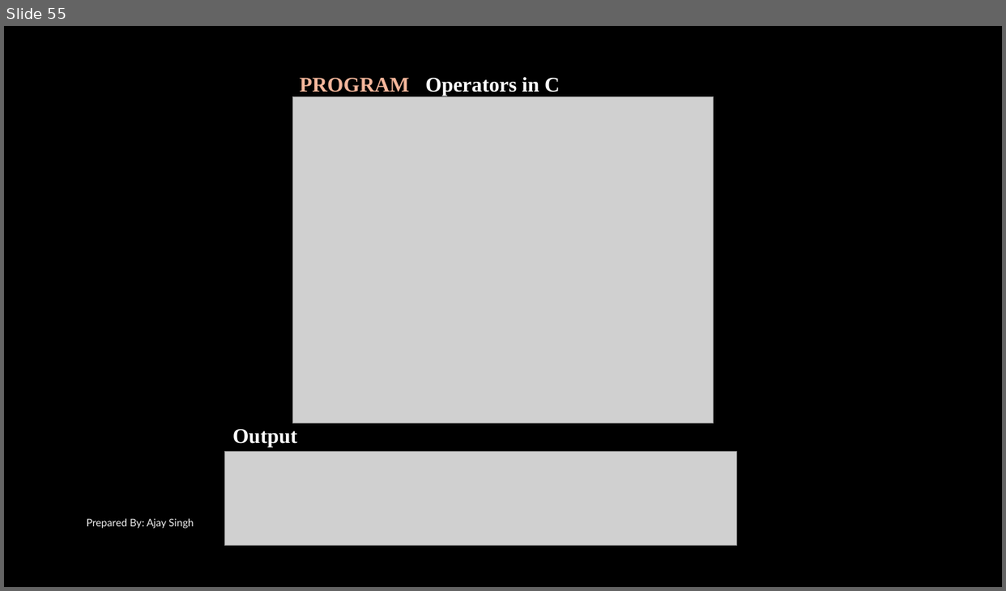
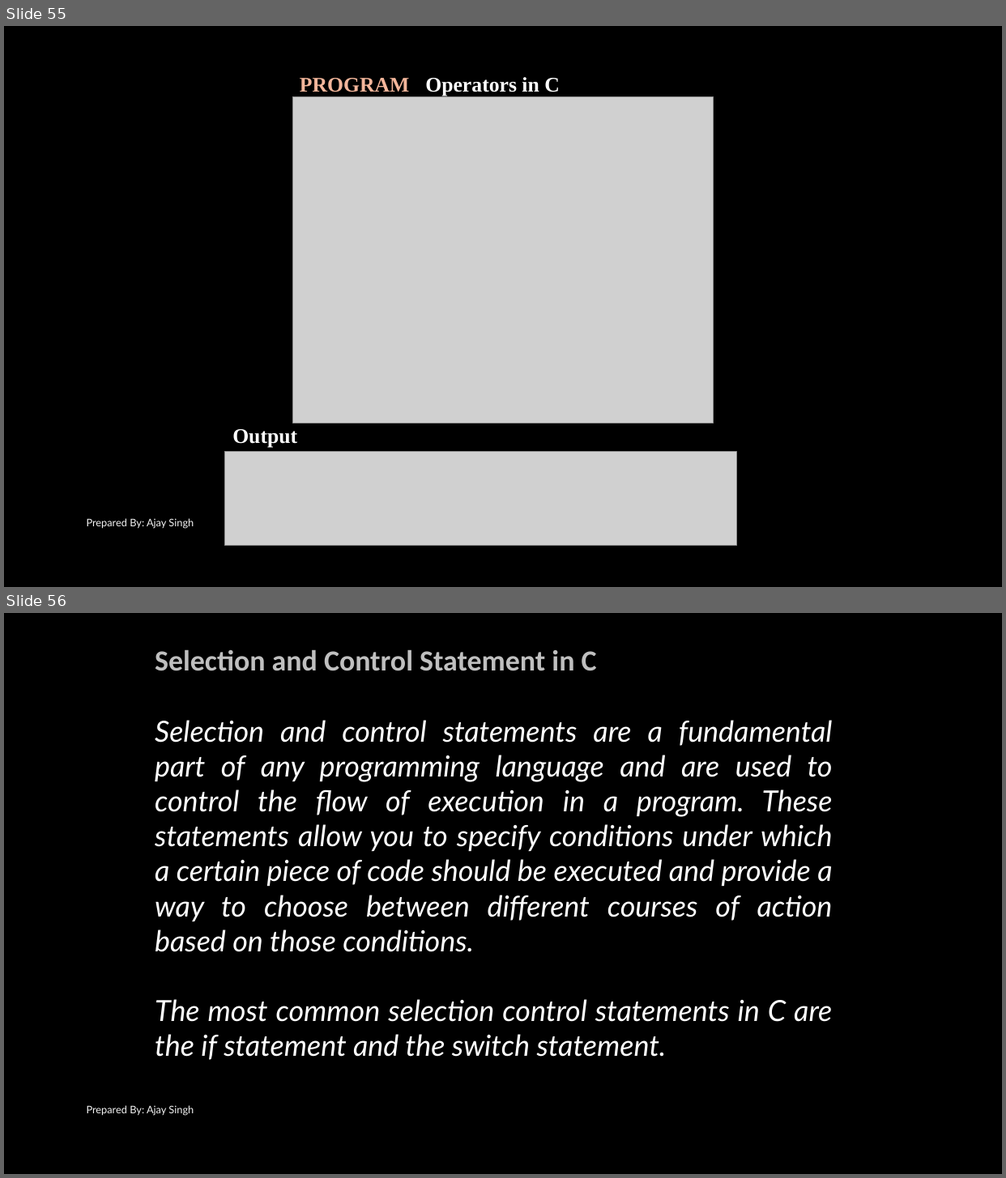
Before and after one commit to mentormaya/notes, a slide deck: assets/Computer_Science/Class_12/C_Programming_II.pptx. Shown one above the other, each under a label of ours: slide 55 before the commit, slides 55 and 56 after it. The pictures are 1006x591 and 1006x1178 pixels, drawn with LibreOffice and Linux fonts; fonts in the diff are those of the drawing; grey boxes stand for pictures; background and template pictures are left out. Boxes give left, top, right and bottom in pixels: in the first picture for what was removed or moved away, otherwise in the second. Text is boxed around its words. In the diff, an @@ line names an element or a change of style, - is before the commit and + after.

Commit message:
c programming II pptx updated

```diff
--- a/assets/Computer_Science/Class_12/C_Programming_II.pptx
+++ b/assets/Computer_Science/Class_12/C_Programming_II.pptx
@@ slide 56 added at [4,613,1002,1174], background picture (left out) @@
@@ text added at [155,649,597,671], 28 pt, text #BFBFBF, bold @@
+Selection and Control Statement in C
@@ text added at [155,720,833,1060], 28 pt, text #FFFFFF, italic @@
+Selection and control statements are a fundamental part of any programming language and are used to control the flow of execution in a program. These statements allow you to specify conditions under which a certain piece of code should be executed and provide a way to choose between different courses of action based on those conditions.
+The most common selection control statements in C are the if statement and the switch statement.
@@ text added at [87,1105,194,1115], 10 pt, text #F2F2F2 @@
+Prepared By: Ajay Singh
```
Also in this commit, not shown: 50 other slides added.
